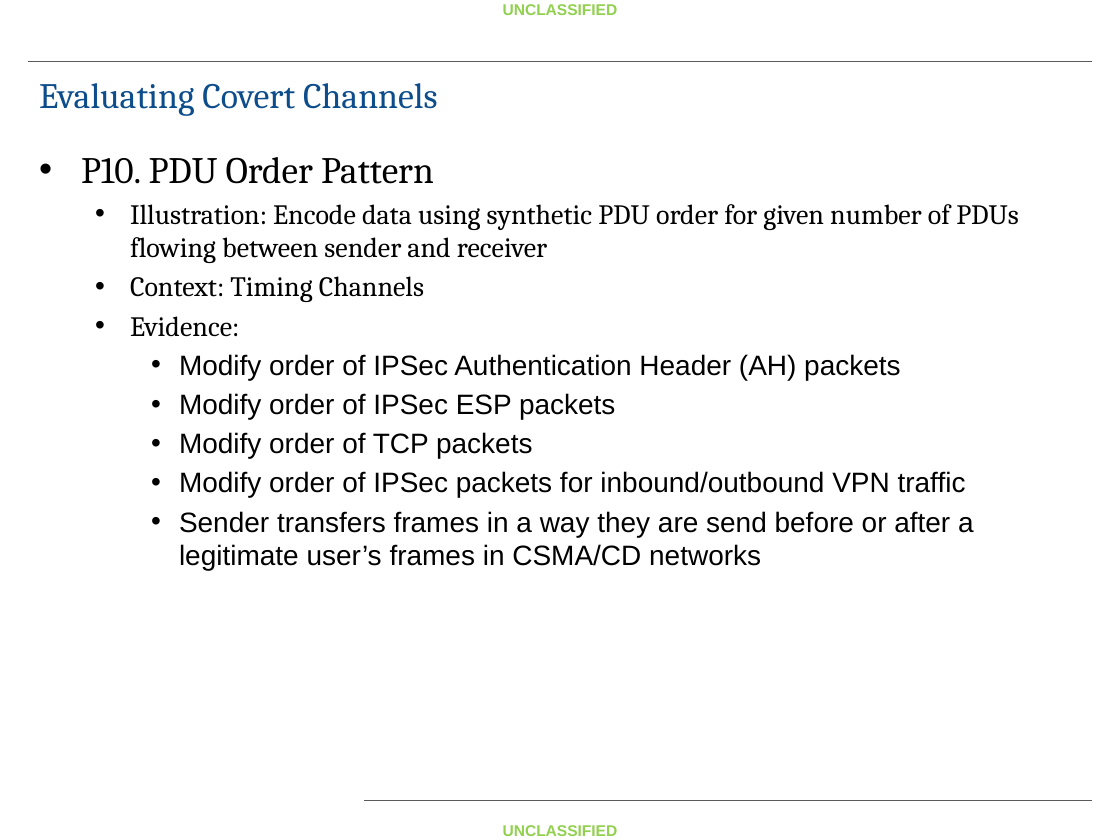
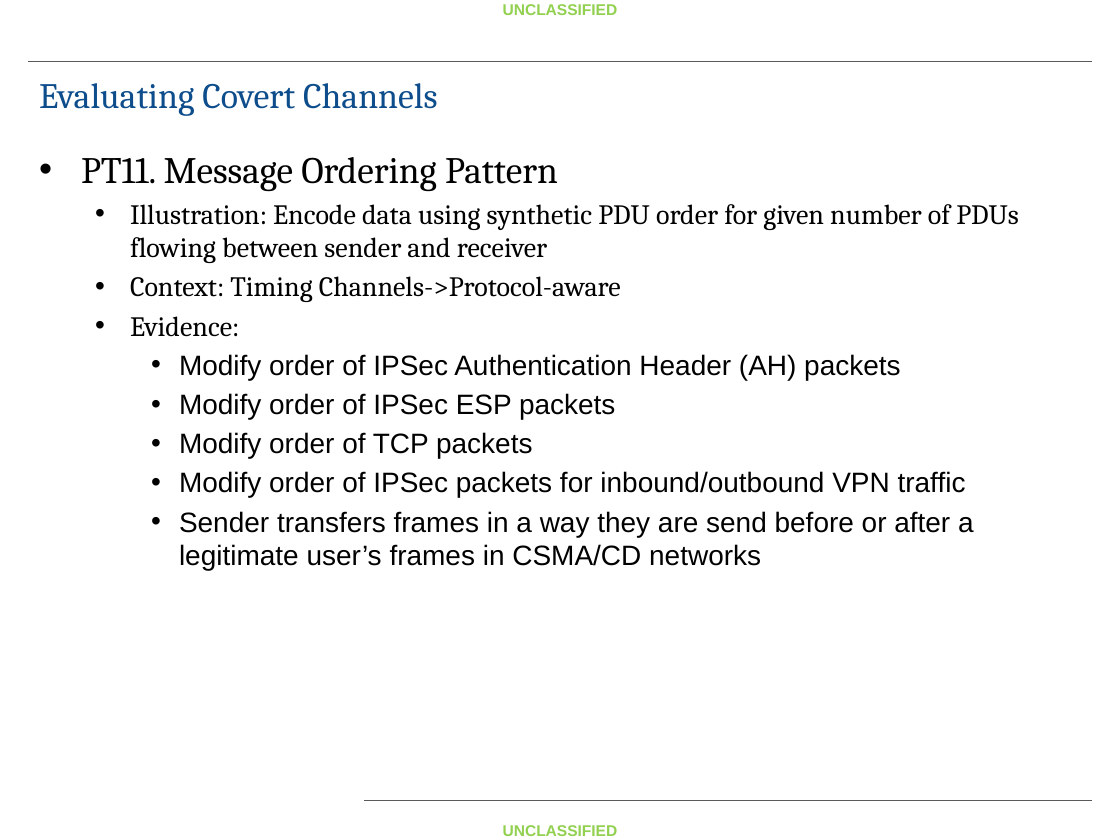
Before and after one commit to fitzgeralddaniel/CovertChannelClass, a slide deck: slide 23 of Handout/Covert Channel Lecture Whitepaper Slides.pptx (slide 16 before the commit). Drawn at 1120x840 pixels with LibreOffice and Linux fonts; fonts in the diff are those of the drawing; background and template pictures are left out. Boxes give left, top, right and bottom in pixels: in the first picture for what was removed or moved away, otherwise in the second. Text is boxed around its words. In the diff, an @@ line names an element or a change of style, - is before the commit and + after.

```diff
--- a/Handout/Covert Channel Lecture Whitepaper Slides.pptx
+++ b/Handout/Covert Channel Lecture Whitepaper Slides.pptx
@@ text at (81, 157, 558, 192): text changed @@
-• P10. PDU Order Pattern
+• PT11. Message Ordering Pattern
@@ text at (130, 276, 621, 302): text changed @@
-  • Context: Timing Channels
+  • Context: Timing Channels->Protocol-aware
```
Also in this commit, not shown: 17 other slides changed, 13 slides added, 2 slides removed, 13 other files.
